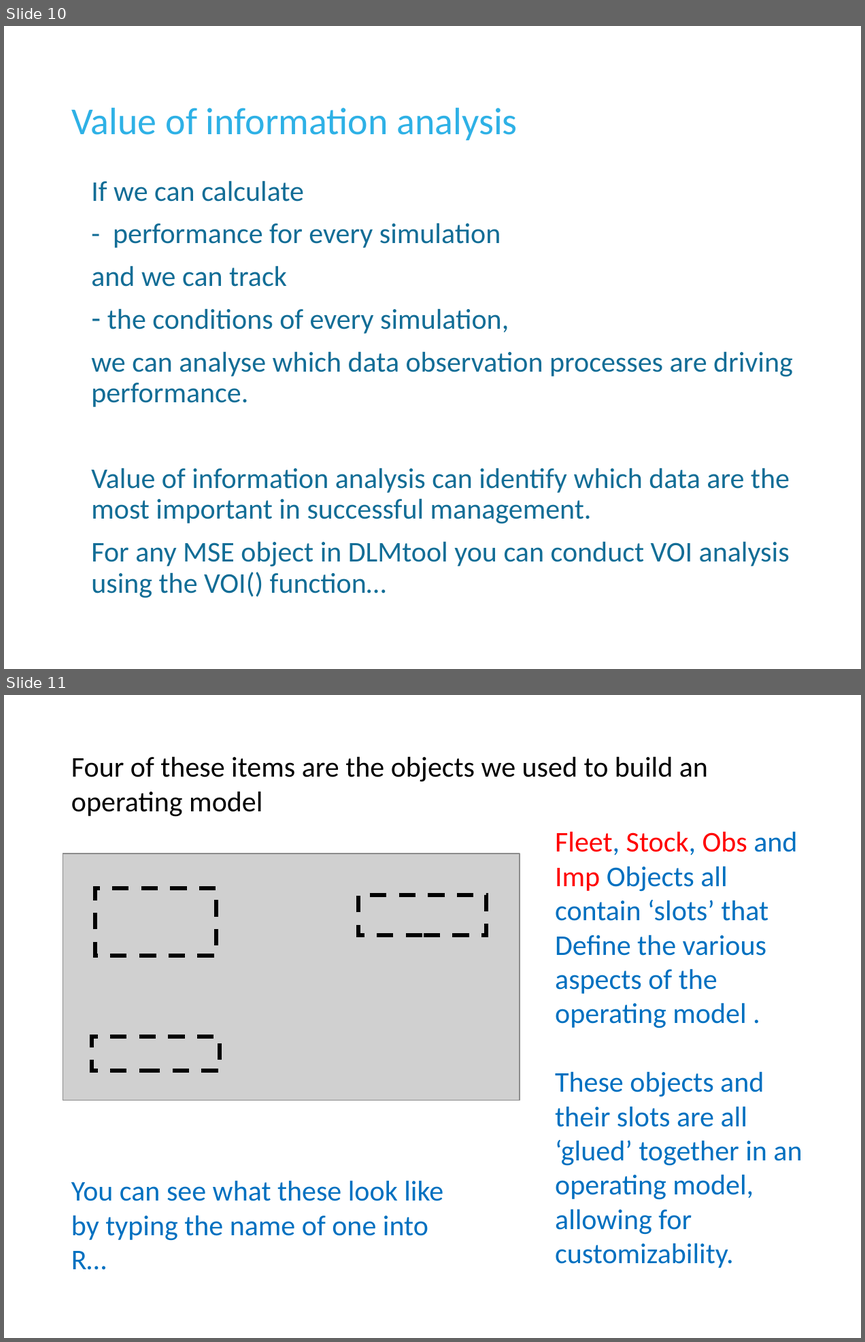
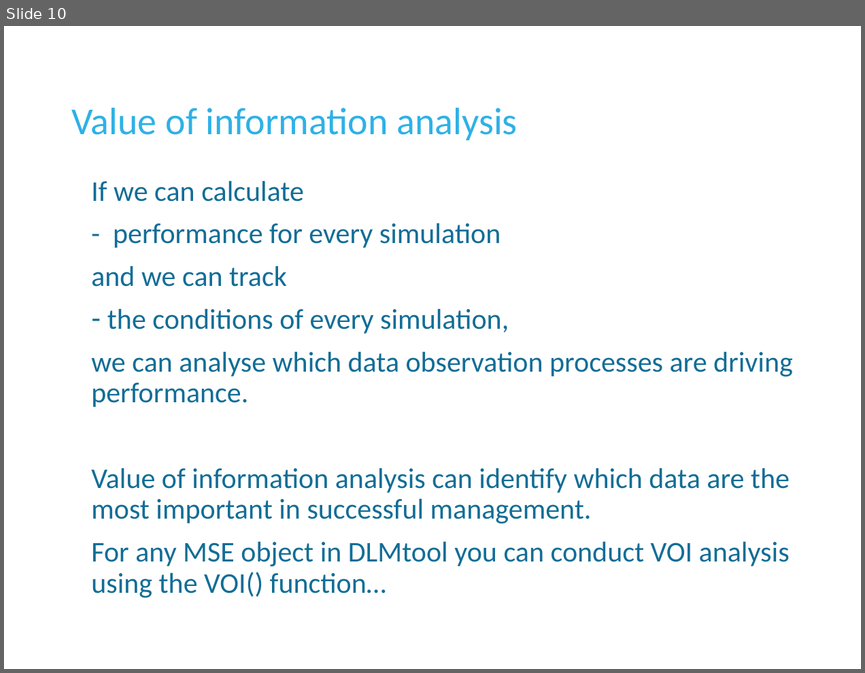
Before and after one commit to DLMtool/DLMDev, a slide deck: Disused code/Misc/Lectures/3 Customizing DLMtool/L3b Specifying MPs and other MSE outputs.pptx. Shown one above the other, each under a label of ours: slides 10 and 11 before the commit, slide 10 after it. The pictures are 865x1342 and 865x673 pixels, drawn with LibreOffice and Linux fonts; fonts in the diff are those of the drawing; grey boxes stand for pictures; background and template pictures are left out. Boxes give left, top, right and bottom in pixels: in the first picture for what was removed or moved away, otherwise in the second. Text is boxed around its words. In the diff, an @@ line names an element or a change of style, - is before the commit and + after.

```diff
--- a/Disused code/Misc/Lectures/3 Customizing DLMtool/L3b Specifying MPs and other MSE outputs.pptx
+++ b/Disused code/Misc/Lectures/3 Customizing DLMtool/L3b Specifying MPs and other MSE outputs.pptx
@@ slide 11 removed at box(4, 695, 861, 1338), background #FFFFFF @@
@@ text removed at box(71, 756, 708, 817) @@
-Four of these items are the objects we used to build an operating model
@@ text removed at box(555, 831, 802, 1268) @@
-Fleet, Stock, Obs and Imp Objects all contain ‘slots’ that
-Define the various aspects of the operating model .
-These objects and their slots are all ‘glued’ together in an operating model, allowing for customizability.
@@ picture removed at box(63, 853, 520, 1100) @@
@@ rectangle removed at box(95, 888, 216, 955) @@
@@ rectangle removed at box(358, 895, 486, 935) @@
@@ rectangle removed at box(92, 1037, 220, 1070) @@
@@ text removed at box(71, 1180, 443, 1270) @@
-You can see what these look like by typing the name of one into
-R…
```
Also in this commit, not shown: 4 slides added, 5 other slides removed, 6 other files.
